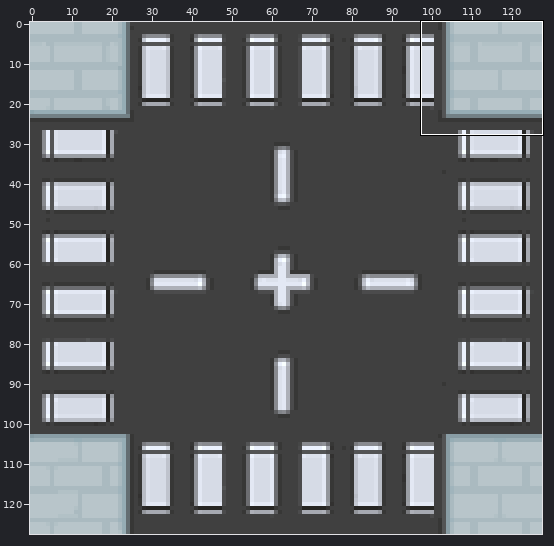
Two states of a sprite sheet, resources/images/road_crossing.png. The first picture is a wide view before the edit; the outline marks the close-up.
Close-up. Old version:
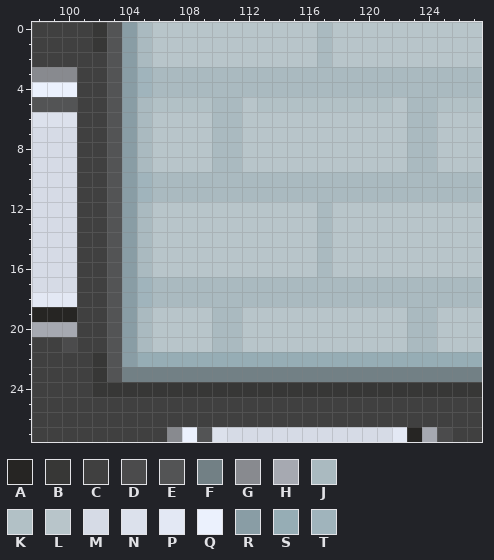
The file is 128x128 pixels. Colours within 5 levels of each other are drawn and written as one. Shown: x 98..127, y 0..27. The commit also changed other parts of the picture, which this record leaves out.
Palette (. is transparent): A #262523  B #373736  C #404040  D #4b4b4c  E #535455  F #728085  G #888a8f  H #a6a9b1  J #aabac0  K #b2c1c6  L #b8c5ca  M #d6dbe6  N #dce1ec  P #e3e8f4  Q #ebf1fd  R #899da5  S #96adb5  T #a0b4bc
Pixels before, first column x 98:
 0 CCCCBERJLLLLLLLLLLLJLLLLLLLLLL
 1 CCCCBERJLLLLLLLLLLLJLLLLLLLLLL
 2 CCCCCERJLLLLLLLLLLLJLLLLLLLLLL
 3 GGGCCERTJJJJJJJJJJJJJJJJJJJJJJ
 4 QQQCCERTJJJJJJJJJJJJJJJJJJJJJJ
 5 EEECCERJKKKKJJLKKKKKKKKKLJJKKK
 6 NNNCCERJLLLLJJLLLLLLLLLLLJJLLL
 7 MMMCCERJLLLLJJLLLLLLLLLLLJJLLL
 8 MMMCCERJLLLLJJLLLLLLLLLLLJJLLL
 9 MMMCCERJLLLLJJLLLLLLLLLLLJJLLL
10 MMMCCERTJJJJJJJJJJJJJJJJJJJJJJ
11 MMMCCERTJJJJJJJJJJJJJJJJJJJJJJ
12 MMMCCERJLLLLLLLLLLLJLLLLLLLLLL
13 MMMCCERJLLLLLLLLLLLJLLLLLLLLLL
14 MMMCCERJLLLLLLLLLLLJLLLLLLLLLL
15 MMMCCERJLLLLLLLLLLLJLLLLLLLLLL
16 MMMCCERJLLLLLLLLLLLJLLLLLLLLLL
17 MMMCCERTJJJJJJJJJJJJJJJJJJJJJJ
18 PPPCCERTJJJJJJJJJJJJJJJJJJJJJJ
19 AAACCERJLLLLJJLLLLLLLLLLLJJLLL
20 HHHCCERJLLLLJJLLLLLLLLLLLJJLLL
21 CCDCCERJLLLLJJLLLLLLLLLLLJJLLL
22 CCCCBERSSSSSSSSSSSSSSSSSSSSSSS
23 CCCCBEFFFFFFFFFFFFFFFFFFFFFFFF
24 CCCCBBBBBBBBBBBBBBBBBBBBBBBBBB
25 CCCCCCCCCCCCCCCCCCCCCCCCCCCCCC
26 CCCCCCCCCCCCCCCCCCCCCCCCCCCCCC
27 CCCCCCCCCGQENMMMMMMMMMMMPAHDCC
And afterwards:
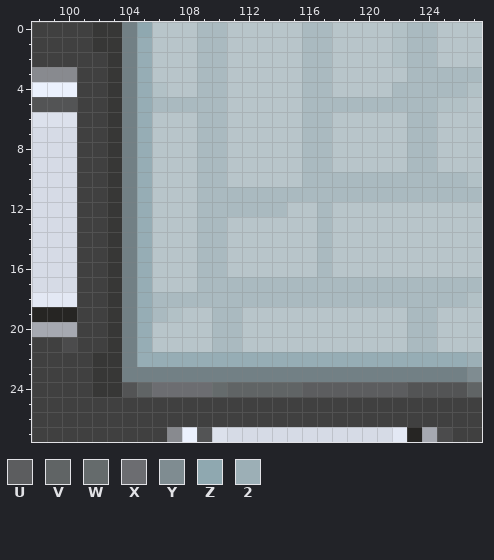
Colours new in this view: U #5c5d5f  V #606465  W #656b6c  X #6c6d71  Y #7f8c91  Z #8fa8b0  2 #9cafb6
What changed:
y 0: x 103..105 ERJ -> BFZ; x 109..110 LL -> JJ; x 116 L -> J; x 122..124 LLL -> KJJ
y 1..2: x 103..105 ERJ -> BFS; x 109..110 LL -> JJ; x 116 L -> J; x 122..124 LLL -> KJJ
y 3: x 103..108 ERTJJJ -> BFSLLL; x 111..115 JJJJJ -> LLLLL; x 118..122 JJJJJ -> LLLLL
y 4: x 103..108 ERTJJJ -> BFSKLL; x 111..115 JJJJJ -> LLLLL; x 118..121 JJJJ -> LLLL; x 127 J -> K
y 5: x 103..109 ERJKKKK -> BFSJJJJ; x 111 J -> L; x 113..122 KKKKKKKKKL -> LLLJJJJJJJ; x 127 K -> L
y 6..9: x 103..105 ERJ -> BFS; x 109 L -> J; x 111 J -> L; x 116..117 LL -> JJ
y 10: x 103..108 ERTJJJ -> BFSLLL; x 111..115 JJJJJ -> LLLLL; x 127 J -> K
y 11: x 103..108 ERTJJJ -> BFSLLL
y 12: x 103..105 ERJ -> BFS; x 109..114 LLLLLL -> JJJJJJ
y 13..16: x 103..105 ERJ -> BFS; x 109..110 LL -> JJ
y 17: x 103..108 ERTJJJ -> BFSLLL
y 18: x 103..105 ERT -> BFS; x 127 J -> K
y 19: x 103..107 ERJLL -> BFSJK
y 20..21: x 103..105 ERJ -> BFS
y 22: x 103..104 ER -> BF; x 127 S -> 2
y 23: x 103 E -> B; x 127 F -> Y
y 24: x 104..127 BBBBBBBBBBBBBBBBBBBBBBBB -> EVXXXXWVVVVVUUUUUUUEEEEV
Pixel boxes of the changes (left, top, right, bottom) in both close-ups:
changed: (107, 22, 482, 397)
